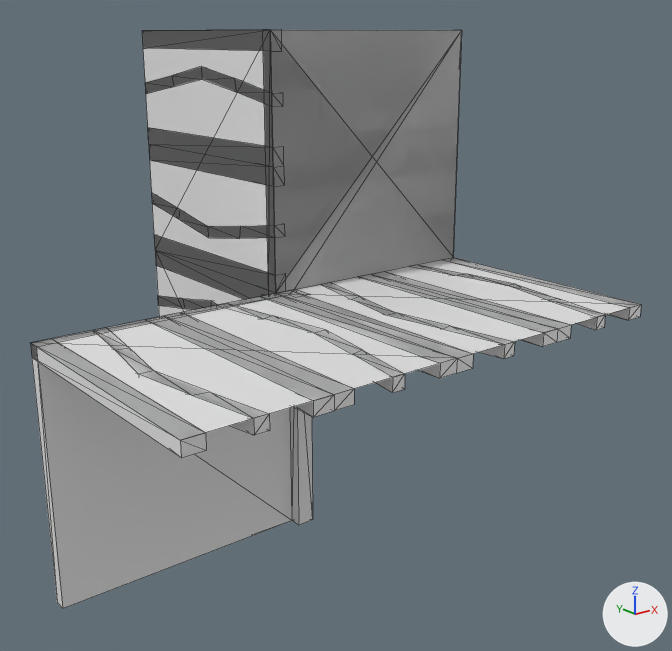
What one commit did to the OBJ model Data/bmc/tiles/t_197.obj.
Before and after are seen from a camera (50 mm lens) standing at (-1.025, -1.474, 0.492) and looking at (0.082, -0.09, -0.061). Every picture has the same lights, and +X, +Y and +Z are marked at lower right. Mesh edges are drawn as thin lines. Where no turn or scale is listed for an object, it has been applied to the vertices.

Script lines for the objects in view, before the commit:
```python
me_t_197 = bpy.data.meshes.new('t_197')
me_t_197.from_pydata(...)  # 285 vertices, 532 faces; spans x -0.5..0.5, y -0.5..0.5, z -0.5..0.5
ob_t_197 = bpy.data.objects.new('t_197', me_t_197)
ob_t_197.location = (0.0, 0.0, 0.0)
```
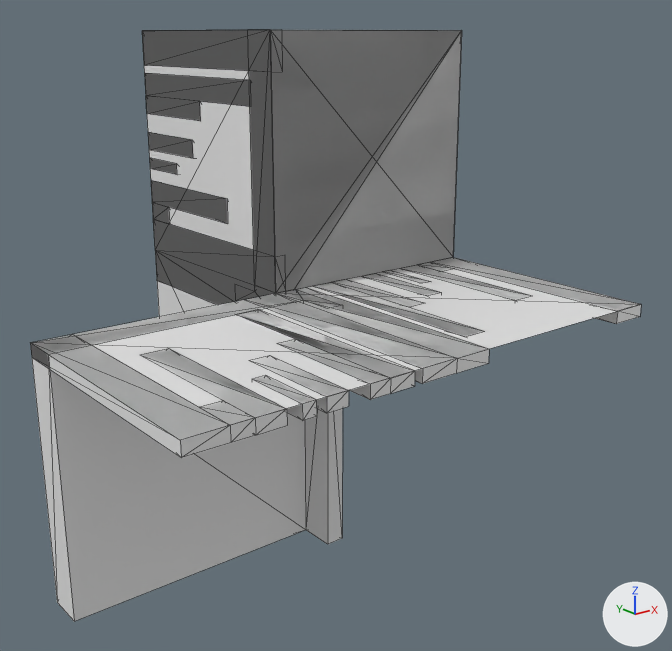
Changed parts and their boxes (x1, y1, x2, y2) in the pictures (672 x 651 px; the box of a moved part takes in the faces that stretch with it):
't_197', reshaped
    before: (30, 30, 641, 609)
    after: (30, 30, 641, 621)
part 1 of me_t_197, added
    after: (148, 132, 193, 158)
part 2 of me_t_197, added
    after: (150, 158, 177, 175)
part 3 of me_t_197, added
    after: (385, 270, 431, 283)
part 4 of me_t_197, added
    after: (253, 376, 317, 421)
part 5 of me_t_197, added
    after: (363, 273, 440, 295)
part 6 of me_t_197, added
    after: (250, 355, 349, 413)
part 7 of me_t_197, rebuilt
    before: (321, 282, 515, 359)
    after: (314, 279, 483, 336)
part 8 of me_t_197, rebuilt
    before: (145, 66, 283, 106)
    after: (145, 73, 251, 121)
part 9 of me_t_197, rebuilt
    before: (221, 303, 405, 393)
    after: (236, 310, 415, 400)
part 10 of me_t_197, deleted
    before: (146, 313, 354, 417)
part 11 of me_t_197, deleted
    before: (359, 272, 571, 347)
part 12 of me_t_197, deleted
    before: (148, 128, 284, 187)
part 13 of me_t_197, moved or reshaped
    before: (30, 30, 641, 609)
    after: (30, 30, 641, 621)

The edits, one by one:
me_t_197 is used by ob_t_197; location (0.0, 0.0, 0.0).
me_t_197 had 285 vertices, 532 faces and spanned x -0.5..0.5, y -0.5..0.5, z -0.5..0.5.
me_t_197 now has 245 vertices, 438 faces and spans x -0.5..0.5, y -0.5..0.5, z -0.5..0.5.
me_t_197 part 1: a new loose piece, a box spanning x 0.0..0.025, y 0.3..0.5, z 0.237..0.277.
me_t_197 part 2: a new loose piece, a box spanning x 0.0..0.025, y 0.374..0.5, z 0.193..0.218.
me_t_197 part 3: a new loose piece, a box spanning x 0.282..0.307, y -0.126..0.0, z -0.025..0.0.
me_t_197 part 4: a new loose piece, a box spanning x -0.307..-0.282, y -0.5..-0.374, z -0.025..0.0.
me_t_197 part 5: a new loose piece, a box spanning x 0.223..0.263, y -0.2..0.0, z -0.025..0.0.
me_t_197 part 6: a new loose piece, a box spanning x -0.263..-0.223, y -0.5..-0.3, z -0.025..0.0.
me_t_197 part 7: the loose piece of 20 vertices spanning x 0.071..0.138, y -0.5..0.0, z -0.025..0.0 is rebuilt with 14 vertices and now spans x 0.092..0.182, y -0.429..0.0, z -0.025..0.0.
me_t_197 part 8: the loose piece of 20 vertices spanning x 0.0..0.025, y 0.0..0.5, z 0.362..0.429 is rebuilt with 14 vertices and now spans x 0.0..0.025, y 0.071..0.5, z 0.318..0.408.
me_t_197 part 9: the loose piece of 20 vertices spanning x -0.138..-0.071, y -0.5..0.0, z -0.025..0.0 is rebuilt with 14 vertices and now spans x -0.182..-0.092, y -0.5..-0.071, z -0.025..0.0.
me_t_197 part 10: the loose piece of 12 vertices spanning x -0.287..-0.213, y -0.5..0.0, z -0.025..0.0 is deleted.
me_t_197 part 11: the loose piece of 12 vertices spanning x 0.213..0.287, y -0.5..0.0, z -0.025..0.0 is deleted.
me_t_197 part 12: the loose piece of 12 vertices spanning x 0.0..0.025, y 0.0..0.5, z 0.212..0.287 is deleted.
me_t_197 part 13: 128 vertices removed from x -0.5..0.5, y -0.5..0.5, z -0.5..0.5; 96 vertices added at x -0.5..0.5, y -0.5..0.5, z -0.5..0.5.
